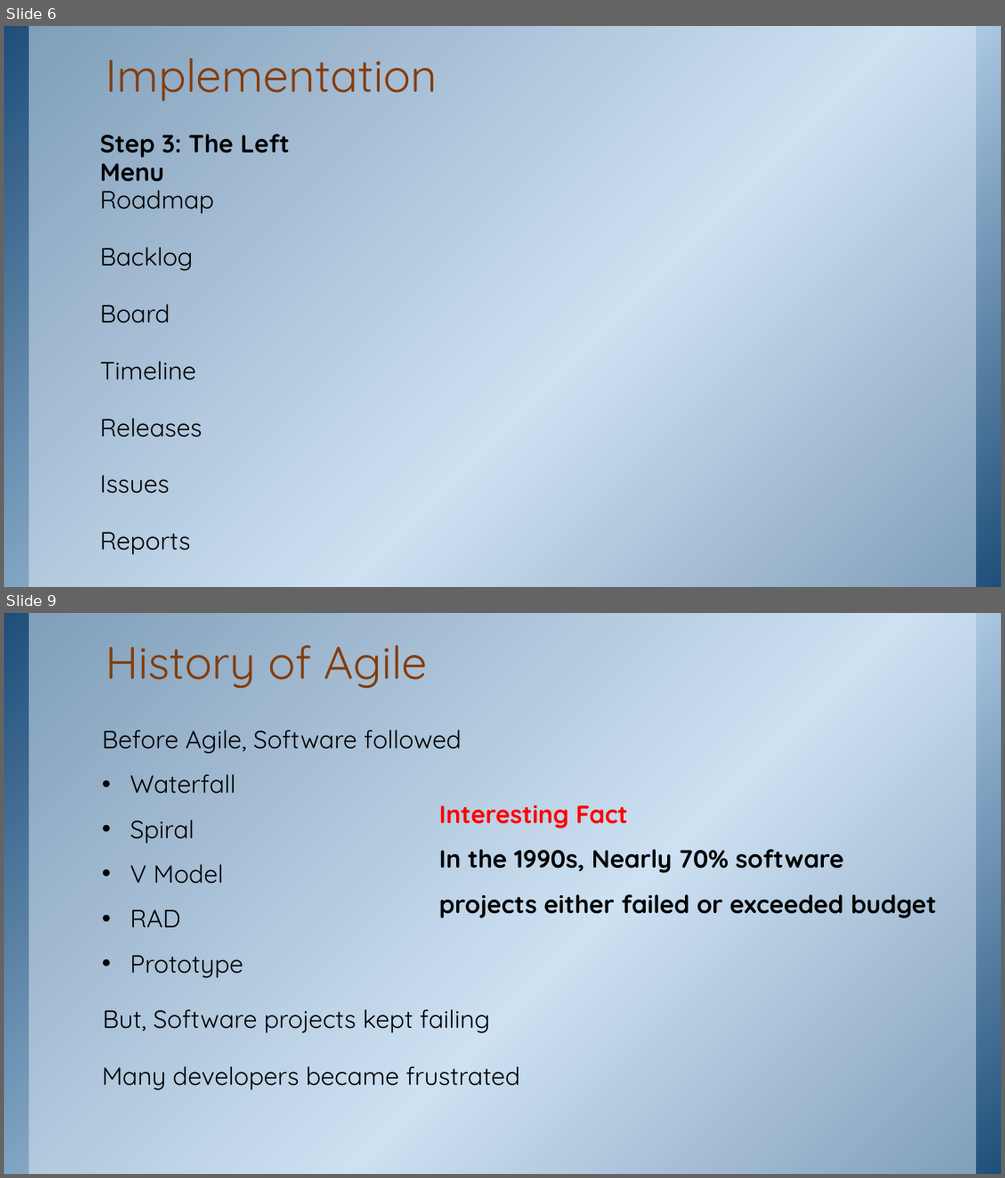
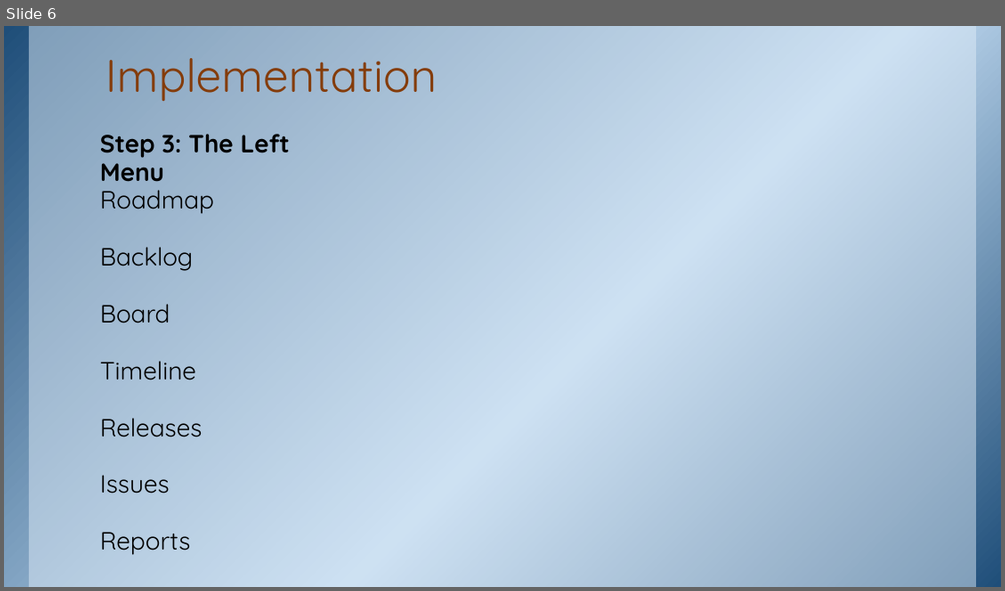
Before and after one commit to ketkiinamdar/IGCOE, a slide deck: TE - Practical-1-20Jul2026 - JIRA.pptx. Shown one above the other, each under a label of ours: slides 6 and 9 before the commit, slide 6 after it; the slides between them are not shown. The pictures are 1005x1178 and 1005x591 pixels, drawn with LibreOffice and Linux fonts; fonts in the diff are those of the drawing; background and template pictures are left out. Boxes give left, top, right and bottom in pixels: in the first picture for what was removed or moved away, otherwise in the second. Text is boxed around its words. In the diff, an @@ line names an element or a change of style, - is before the commit and + after.

```diff
--- a/TE - Practical-1-20Jul2026 - JIRA.pptx
+++ b/TE - Practical-1-20Jul2026 - JIRA.pptx
@@ slide 9 removed at box(4, 613, 1001, 1174), background picture (left out); not listed: 2 template elements that a slide beside it also shows @@
@@ title removed at box(105, 645, 427, 689) @@
-History of Agile
@@ text removed at box(102, 730, 461, 978) @@
-Before Agile, Software followed
-• Waterfall
-• Spiral
-• V Model
-• RAD
-• Prototype
@@ text removed at box(439, 805, 936, 918) @@
-Interesting Fact
-In the 1990s, Nearly 70% software projects either failed or exceeded budget
@@ text removed at box(103, 1009, 490, 1033) @@
-But, Software projects kept failing
@@ text removed at box(102, 1066, 520, 1090) @@
-Many developers became frustrated
```
Also in this commit, not shown: 14 other slides removed, 3 other files.
